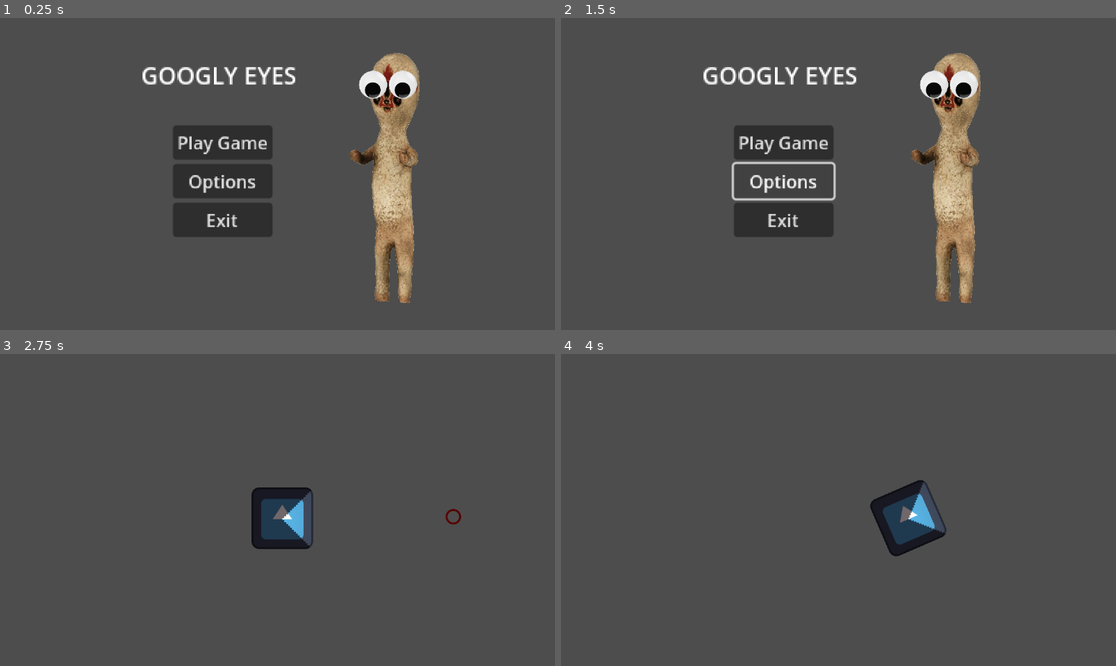
Above: before the commit, frames 1-4 (two rows, left to right).
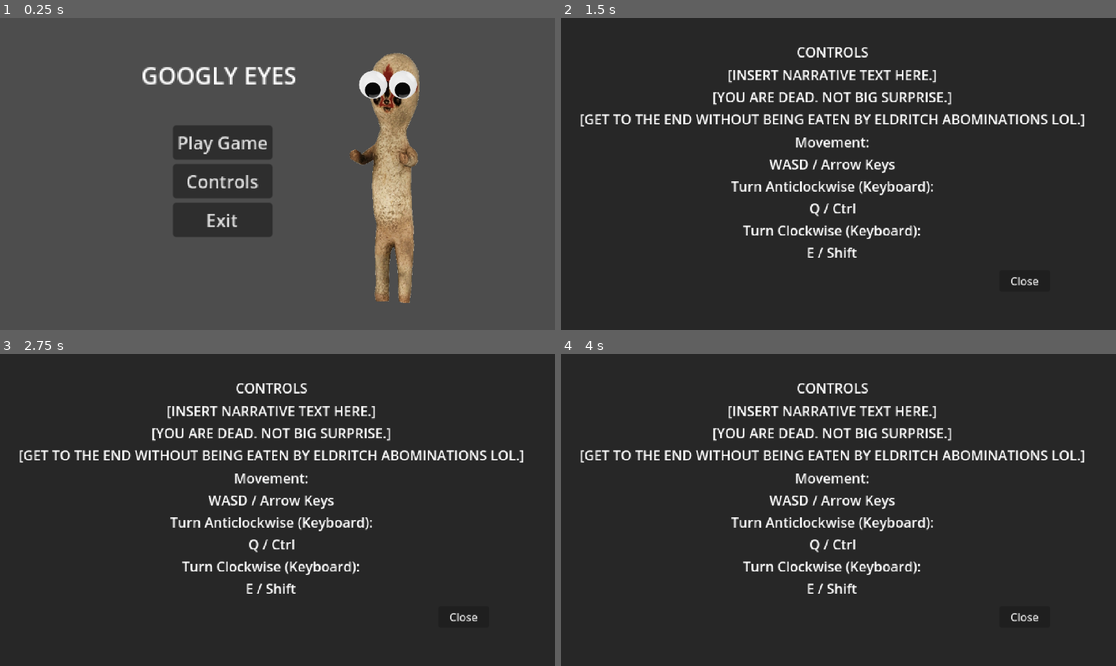
Above: after the commit, the same moments.

Repository: longhousedev/gamejam2024
Game: Godot game, scene res://UI/scene_manager.tscn
Two runs of this game, one before a commit and one after it. Both use one fixed random seed, a clock stepped at 60 frames per second and the inputs below. The engine's default icon, where the game draws it, is replaced by a stand-in: a white triangle on a blue panel in a dark square.
Inputs (mouse positions are in pixels of both pictures, inside the frame that each line leads up to):
- Up to frame 1 (0.25 s): no input
- Up to frame 2 (1.5 s): click (783, 180) at 0.5 s, where only the run before the commit has a clickable "Options"; click (783, 180) at 1.25 s, where only the run after the commit has a clickable "Controls"
- Up to frame 3 (2.75 s): click "Play Game" at 2 s
- Up to frame 4 (4 s): click (783, 478) at 2.75 s, where only the run after the commit has a clickable "Play Game"; move the mouse to (960, 494) at 3.52 s; hold D (move_right) from 3.53 s (still down); right-click (960, 494) at 3.6 s

The runs differ from the first frame. In frame 1, 0.3% of the frame differs, in the area x 33-47%, y 50-57%; in frame 2, 96%; in frame 3, 98%, in the area x 0-100%, y 0-100%; in frame 4, 98%.

Commit message:
Added a Controls Screen on the Main Menu

Diff:
--- /dev/null
+++ b/Scripts/UI/close_controls.gd
@@ -0,0 +1,4 @@
+extends Node
+
+func _on_pressed():
+	get_parent().visible = false
--- /dev/null
+++ b/Scripts/UI/open_controls.gd
@@ -0,0 +1,6 @@
+extends Node
+
+@export var control_screen:Control
+
+func _on_pressed():
+	control_screen.visible = true
--- a/Scripts/UI/play_game.gd
+++ b/Scripts/UI/play_game.gd
@@ -1,10 +1,9 @@
 extends Node
 
 var next_scene = preload("res://Levels/TestLevel.tscn").instantiate()
-var node_var = false
 
 func _on_pressed():
 	await get_tree().create_timer(0.5).timeout
+	# Removes the Main Menu from the SceneManager
 	get_parent().get_parent().queue_free()
 	get_tree().root.add_child(next_scene)
-	node_var = true
--- /dev/null
+++ b/Scripts/game_stats.gd
@@ -0,0 +1,19 @@
+extends Node
+
+@export var mouse_enabled = false
+@export var deathcount = 0
+
+# Called when the node enters the scene tree for the first time.
+func _ready():
+	pass # Replace with function body.
+
+
+# Called every frame. 'delta' is the elapsed time since the previous frame.
+func _process(delta):
+	pass
+
+func enable_mouse(setting):
+	mouse_enabled = setting
+
+func player_died():
+	deathcount += 1
--- a/UI/main_menu.tscn
+++ b/UI/main_menu.tscn
@@ -1,8 +1,10 @@
-[gd_scene load_steps=4 format=3 uid="uid://dn5st0udi0jh1"]
+[gd_scene load_steps=6 format=3 uid="uid://dn5st0udi0jh1"]
 
 [ext_resource type="Script" path="res://Scripts/UI/play_game.gd" id="1_j4erb"]
 [ext_resource type="Texture2D" path="res://Sprites/Character.png" id="1_s2ag0"]
+[ext_resource type="Script" path="res://Scripts/UI/open_controls.gd" id="2_pj1ii"]
 [ext_resource type="Script" path="res://Scripts/UI/quit_game.gd" id="2_pyur5"]
+[ext_resource type="Script" path="res://Scripts/UI/close_controls.gd" id="4_kbm5y"]
 
 [node name="MainMenu" type="Control"]
 layout_mode = 3
@@ -25,9 +27,11 @@
 text = "Play Game"
 script = ExtResource("1_j4erb")
 
-[node name="OptionsButton" type="Button" parent="VBoxContainer"]
+[node name="ControlsButton" type="Button" parent="VBoxContainer" node_paths=PackedStringArray("control_screen")]
 layout_mode = 2
-text = "Options"
+text = "Controls"
+script = ExtResource("2_pj1ii")
+control_screen = NodePath("../../ControlScreen")
 
 [node name="ExitButton3" type="Button" parent="VBoxContainer"]
 layout_mode = 2
@@ -54,5 +58,64 @@
 text = "GOOGLY EYES"
 horizontal_alignment = 1
 
+[node name="ControlScreen" type="Control" parent="."]
+visible = false
+anchors_preset = 0
+offset_left = 910.0
+offset_top = 524.0
+offset_right = 950.0
+offset_bottom = 564.0
+
+[node name="ColorRect" type="ColorRect" parent="ControlScreen"]
+layout_mode = 0
+offset_left = -928.0
+offset_top = -526.0
+offset_right = -888.0
+offset_bottom = -486.0
+scale = Vector2(29.9134, 16.6839)
+color = Color(0.154876, 0.154876, 0.154876, 1)
+
+[node name="VBoxContainer2" type="VBoxContainer" parent="ControlScreen"]
+layout_mode = 2
+offset_left = -871.0
+offset_top = -474.0
+offset_right = -276.0
+offset_bottom = -163.0
+scale = Vector2(1.76479, 1.76479)
+
+[node name="Title" type="Label" parent="ControlScreen/VBoxContainer2"]
+layout_mode = 2
+text = "CONTROLS"
+horizontal_alignment = 1
+vertical_alignment = 1
+
+[node name="Narrative" type="Label" parent="ControlScreen/VBoxContainer2"]
+layout_mode = 2
+text = "[INSERT NARRATIVE TEXT HERE.]
+[YOU ARE DEAD. NOT BIG SURPRISE.]
+[GET TO THE END WITHOUT BEING EATEN BY ELDRITCH ABOMINATIONS LOL.]"
+horizontal_alignment = 1
+vertical_alignment = 1
+
+[node name="Controls" type="Label" parent="ControlScreen/VBoxContainer2"]
+layout_mode = 2
+text = "Movement:
+WASD / Arrow Keys
+Turn Anticlockwise (Keyboard):
+Q / Ctrl
+Turn Clockwise (Keyboard):
+E / Shift"
+horizontal_alignment = 1
+vertical_alignment = 1
+
+[node name="ControlsButton" type="Button" parent="ControlScreen"]
+offset_right = 74.0
+offset_bottom = 31.0
+scale = Vector2(1.42013, 1.42013)
+text = "Close"
+script = ExtResource("4_kbm5y")
+
 [connection signal="pressed" from="VBoxContainer/PlayButton" to="VBoxContainer/PlayButton" method="_on_pressed"]
+[connection signal="pressed" from="VBoxContainer/ControlsButton" to="VBoxContainer/ControlsButton" method="_on_pressed"]
 [connection signal="pressed" from="VBoxContainer/ExitButton3" to="VBoxContainer/ExitButton3" method="_on_pressed"]
+[connection signal="pressed" from="ControlScreen/ControlsButton" to="ControlScreen/ControlsButton" method="_on_pressed"]
--- a/UI/scene_manager.tscn
+++ b/UI/scene_manager.tscn
@@ -1,7 +1,9 @@
-[gd_scene load_steps=2 format=3 uid="uid://cj8q0jxuuwda2"]
+[gd_scene load_steps=3 format=3 uid="uid://cj8q0jxuuwda2"]
 
+[ext_resource type="Script" path="res://Scripts/game_stats.gd" id="1_agale"]
 [ext_resource type="PackedScene" uid="uid://dn5st0udi0jh1" path="res://UI/main_menu.tscn" id="1_f5828"]
 
 [node name="SceneManager" type="Node2D"]
+script = ExtResource("1_agale")
 
 [node name="MainMenu" parent="." instance=ExtResource("1_f5828")]
